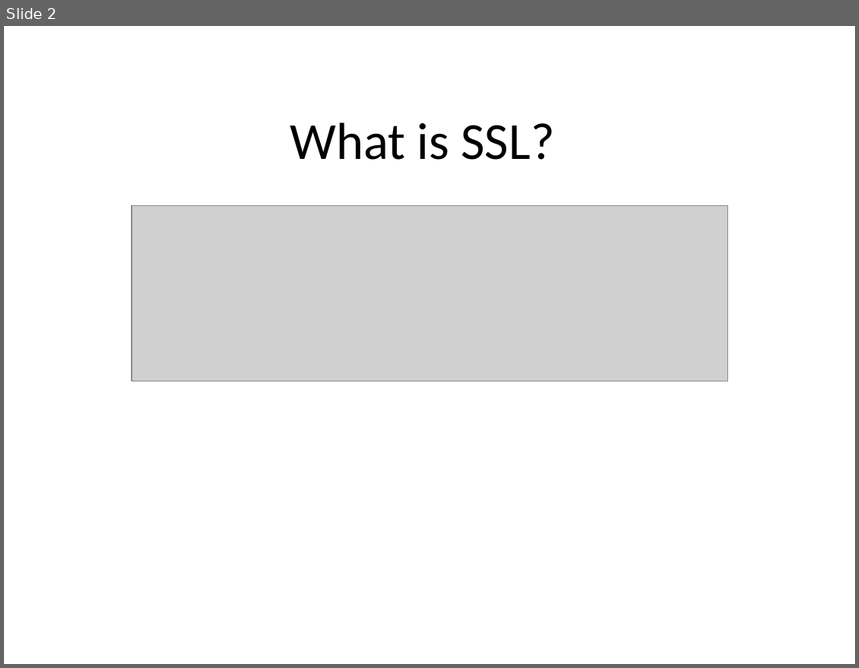
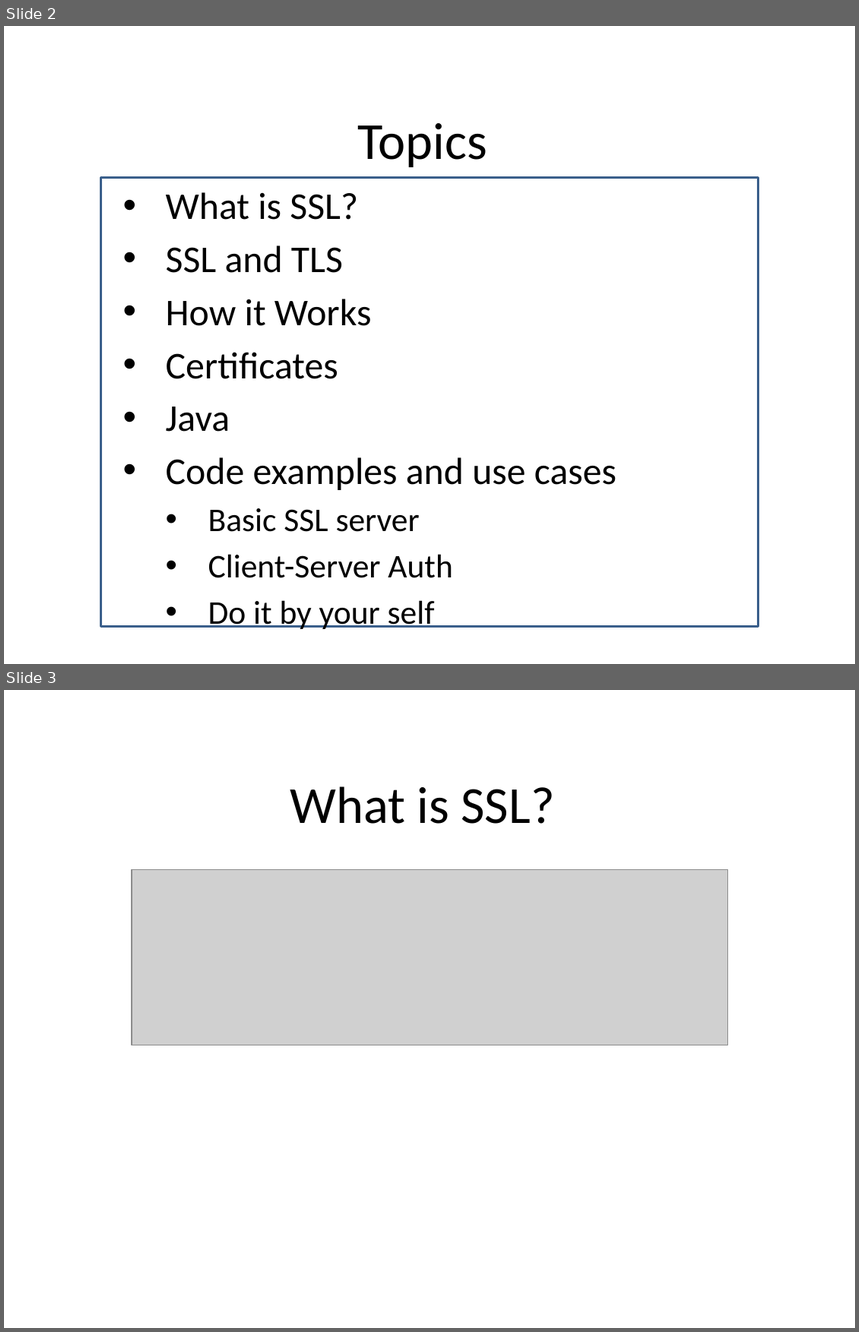
Before and after one commit to pabloMarquez88/sslExamples, a slide deck: PresentacionSSL.pptx. Shown one above the other, each under a label of ours: slide 2 before the commit, slides 2 and 3 after it. The pictures are 859x668 and 859x1332 pixels, drawn with LibreOffice and Linux fonts; fonts in the diff are those of the drawing; grey boxes stand for pictures; background and template pictures are left out. Boxes give left, top, right and bottom in pixels: in the first picture for what was removed or moved away, otherwise in the second. Text is boxed around its words. In the diff, an @@ line names an element or a change of style, - is before the commit and + after.

Commit message:
certificates organized

```diff
--- a/PresentacionSSL.pptx
+++ b/PresentacionSSL.pptx
@@ slide 2 added at [4, 26, 855, 664], background picture (left out) @@
@@ title added at [357, 123, 487, 167], 44 pt, text #000000 @@
+Topics
@@ rectangle added at [101, 177, 758, 627], fill #FFFFFF, outline #3A5F8C 2 pt @@
@@ subtitle added at [166, 192, 617, 629], 32 pt, text #000000 @@
+• What is SSL?
+• SSL and TLS
+• How it Works
+• Certificates
+• Java
+• Code examples and use cases
+  • Basic SSL server
+  • Client-Server Auth
+  • Do it by your self
@@ what was slide 2 is now slide 3 @@
```
Also in this commit, not shown: 4 slides changed, 3 other slides added, 2 slides removed, 34 other files.
